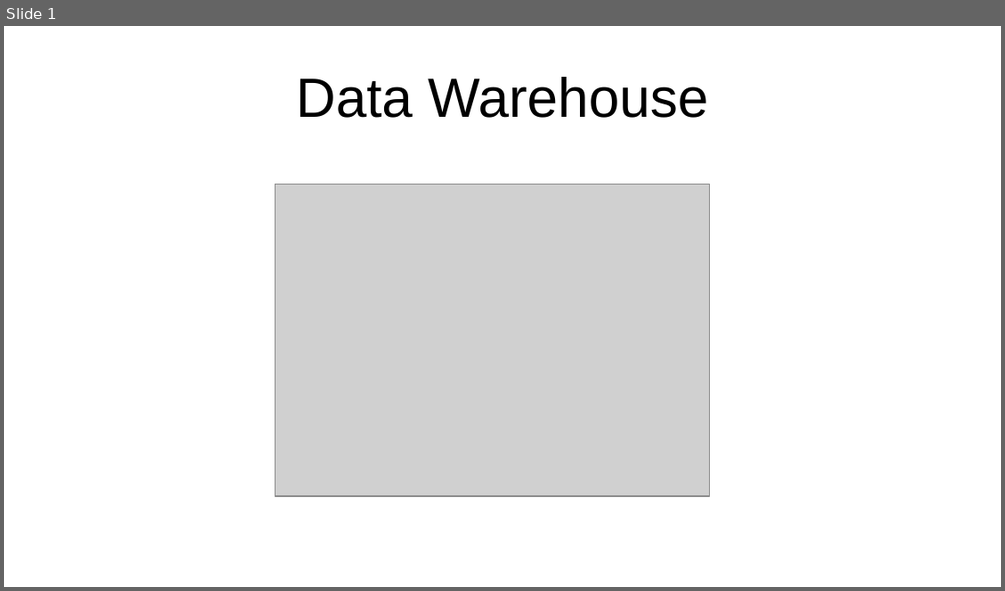
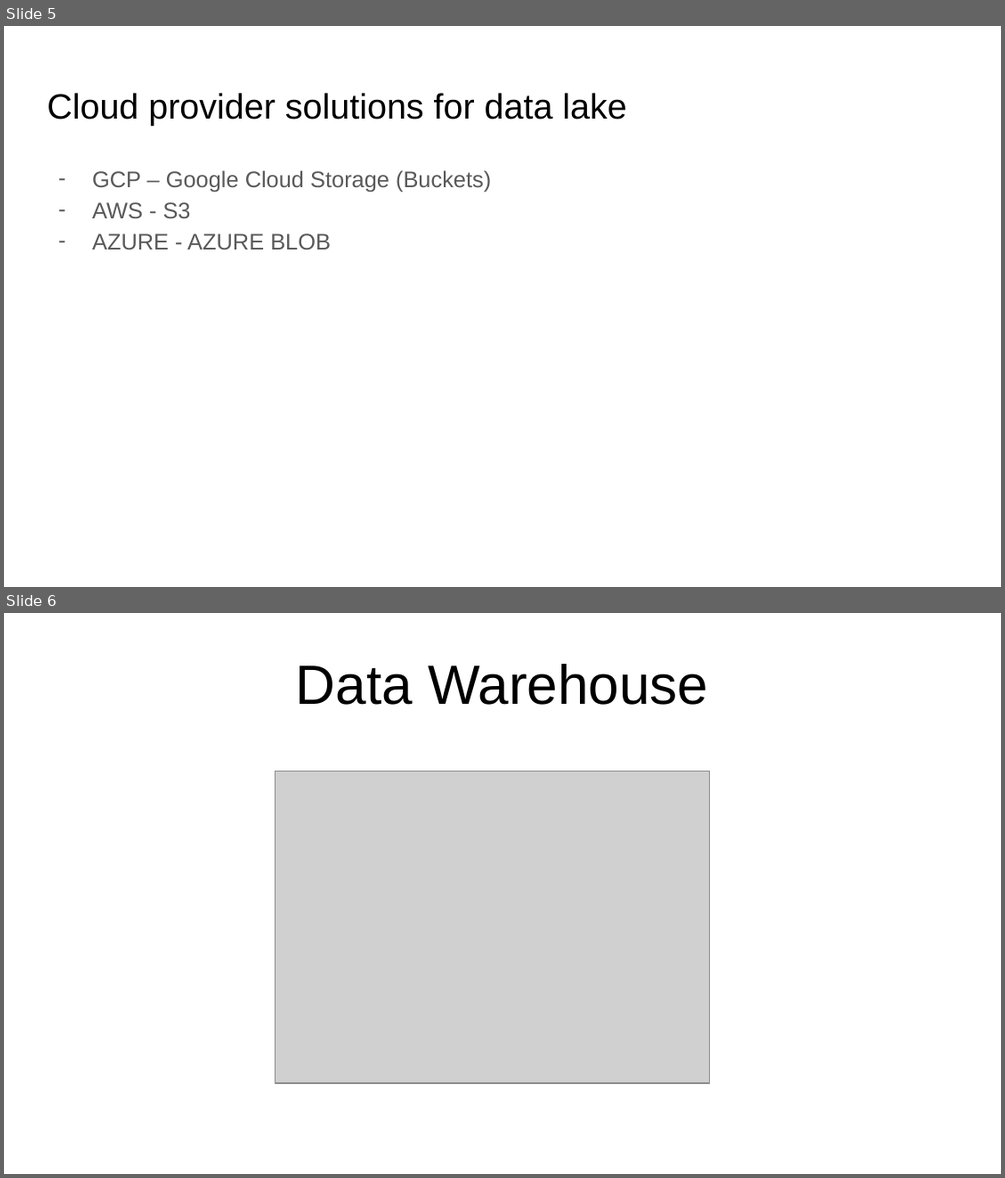
Before and after one commit to mossdet/dlp_data_eng, a slide deck: Notes/03_01_Data_Warehouse.odp. Shown one above the other, each under a label of ours: slide 1 before the commit, slides 5 and 6 after it. The pictures are 1005x591 and 1005x1178 pixels, drawn with LibreOffice and Linux fonts; fonts in the diff are those of the drawing; grey boxes stand for pictures. Boxes give left, top, right and bottom in pixels: in the first picture for what was removed or moved away, otherwise in the second. Text is boxed around its words. In the diff, an @@ line names an element or a change of style, - is before the commit and + after.

Commit message:
add data pipeline files for week 4, some were missing

```diff
--- a/Notes/03_01_Data_Warehouse.odp
+++ b/Notes/03_01_Data_Warehouse.odp
@@ slide 5 added at (4,26,1001,587), background #FFFFFF @@
@@ title added at (47,93,626,125), 28 pt, text #000000 @@
+Cloud provider solutions for data lake
@@ text added at (92,170,491,249), 18 pt, text #595959 @@
+– GCP – Google Cloud Storage (Buckets)
+– AWS - S3
+– AZURE - AZURE BLOB
@@ what was slide 1 is now slide 6 @@
```
Also in this commit, not shown: 4 other slides added, 9 other files.
